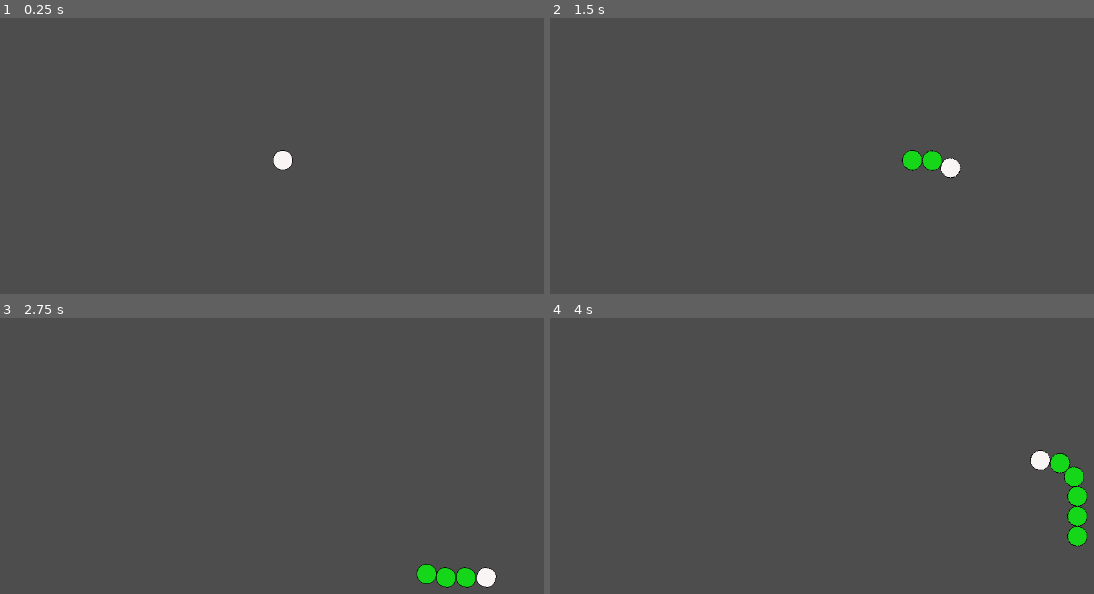
Above: before the commit, frames 1-4 (two rows, left to right).
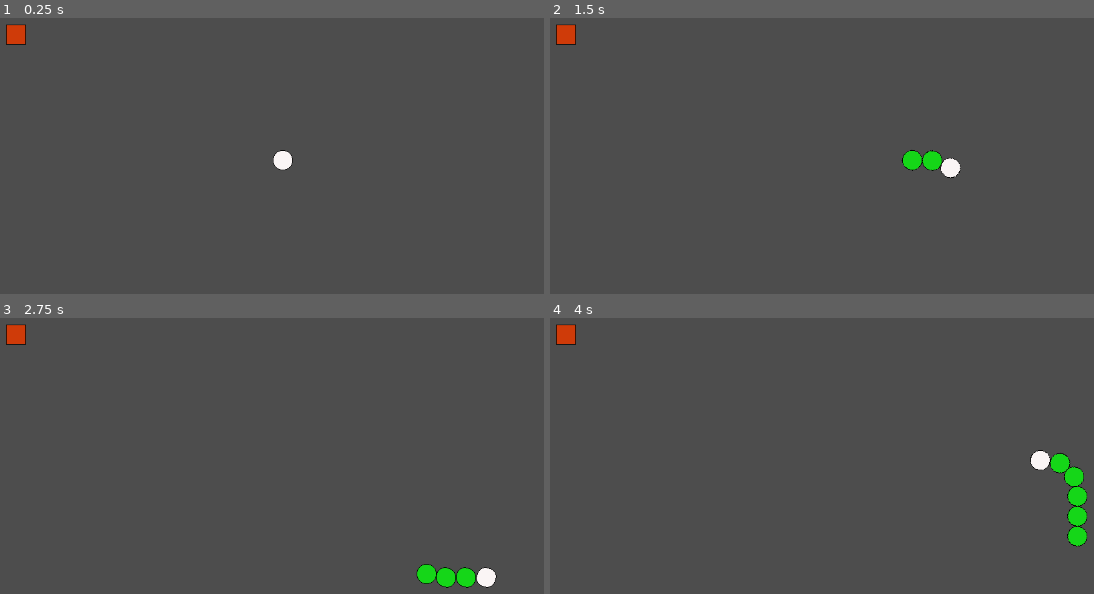
Above: after the commit, the same moments.

Repository: cledson-leite/snake-arena-survivor
Game: Godot game, scene res://scenes/Main.tscn
Same seed, same stepped clock (60 frames per second), same inputs: the game is played once before the commit and once after it.
Inputs:
- Up to frame 1 (0.25 s): no input
- Up to frame 2 (1.5 s): tap Enter at 0.5 s; hold D (right) 0.53-1.28 s; tap 6 (grow) at 0.6, 1.35 s; hold S (down) from 1.28 s (still down)
- Up to frame 3 (2.75 s): release S (down) at 2.03 s; hold D (right) from 2.03 s (still down); tap 6 (grow) at 2.1 s
- Up to frame 4 (4 s): release D (right) at 2.78 s; hold W (up) 2.78-3.53 s; tap 6 (grow) at 2.85, 3.6 s; hold A (left) from 3.53 s (still down)

The runs differ from the first frame. In frame 1, 0.3% of the frame differs, in the area x 1-5%, y 2-10%; in frame 2, 0.3%; in frame 3, 0.3%; in frame 4, 0.3%.

Commit message:
criar inimigo

Diff:
--- /dev/null
+++ b/intites/inimigo/EnemyBasic.tscn
@@ -0,0 +1,17 @@
+[gd_scene load_steps=4 format=3 uid="uid://h3ntwkfk3ic4"]
+
+[ext_resource type="Script" uid="uid://cw10c7ltbsoob" path="res://intites/inimigo/scripts/enemy_basic.gd" id="1_wqrow"]
+[ext_resource type="Texture2D" uid="uid://dumk8aqt5okxc" path="res://intites/inimigo/sprites/inimigo.png" id="2_grniy"]
+
+[sub_resource type="RectangleShape2D" id="RectangleShape2D_qompt"]
+size = Vector2(33, 32)
+
+[node name="CharacterBody2D" type="CharacterBody2D"]
+script = ExtResource("1_wqrow")
+
+[node name="Sprite2D" type="Sprite2D" parent="."]
+texture = ExtResource("2_grniy")
+
+[node name="CollisionShape2D" type="CollisionShape2D" parent="."]
+position = Vector2(-0.5, 0)
+shape = SubResource("RectangleShape2D_qompt")
--- /dev/null
+++ b/intites/inimigo/scripts/enemy_basic.gd
@@ -0,0 +1 @@
+extends CharacterBody2D
--- a/scenes/Main.tscn
+++ b/scenes/Main.tscn
@@ -1,8 +1,12 @@
-[gd_scene load_steps=2 format=3 uid="uid://dahcn35s53afg"]
+[gd_scene load_steps=3 format=3 uid="uid://dahcn35s53afg"]
 
 [ext_resource type="PackedScene" uid="uid://bgw0pk0juhsk2" path="res://intites/player/PlayerSnake.tscn" id="1_elqb8"]
+[ext_resource type="PackedScene" uid="uid://h3ntwkfk3ic4" path="res://intites/inimigo/EnemyBasic.tscn" id="2_rvslj"]
 
 [node name="Node2D" type="Node2D"]
 
 [node name="CharacterBody2D" parent="." instance=ExtResource("1_elqb8")]
 position = Vector2(475, 234)
+
+[node name="CharacterBody2D2" parent="." instance=ExtResource("2_rvslj")]
+position = Vector2(48, 33)
Not shown, added: intites/inimigo/scripts/enemy_basic.gd.uid
Binary file added: intites/inimigo/sprites/inimigo.png
Not shown, added: intites/inimigo/sprites/inimigo.png.import
